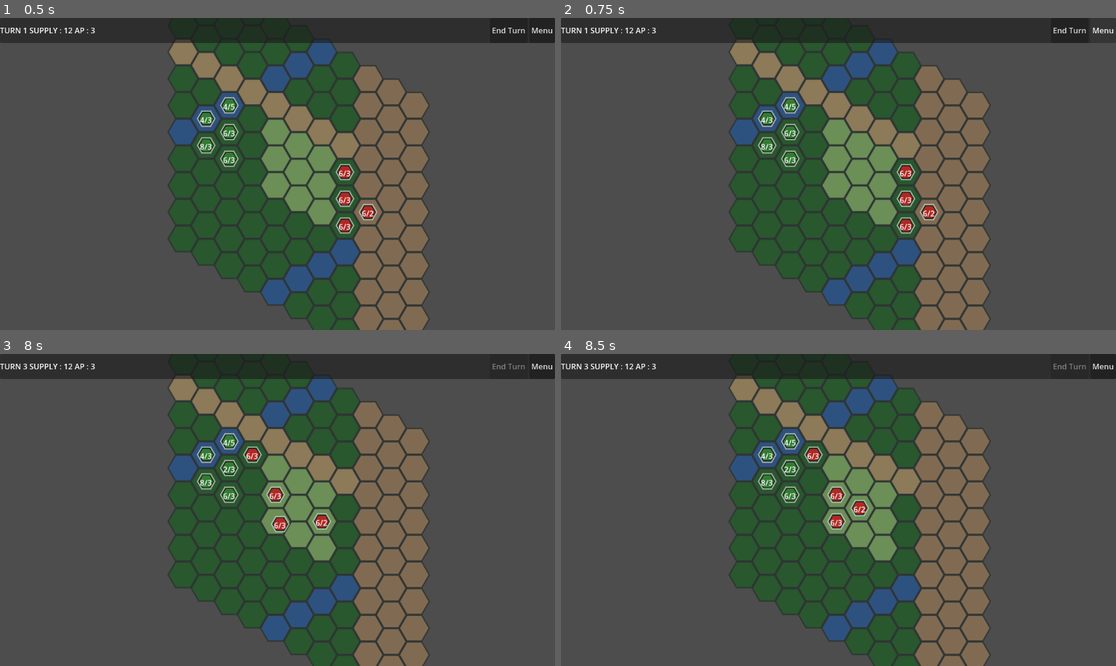
Above: before the commit, frames 1-4 (two rows, left to right).
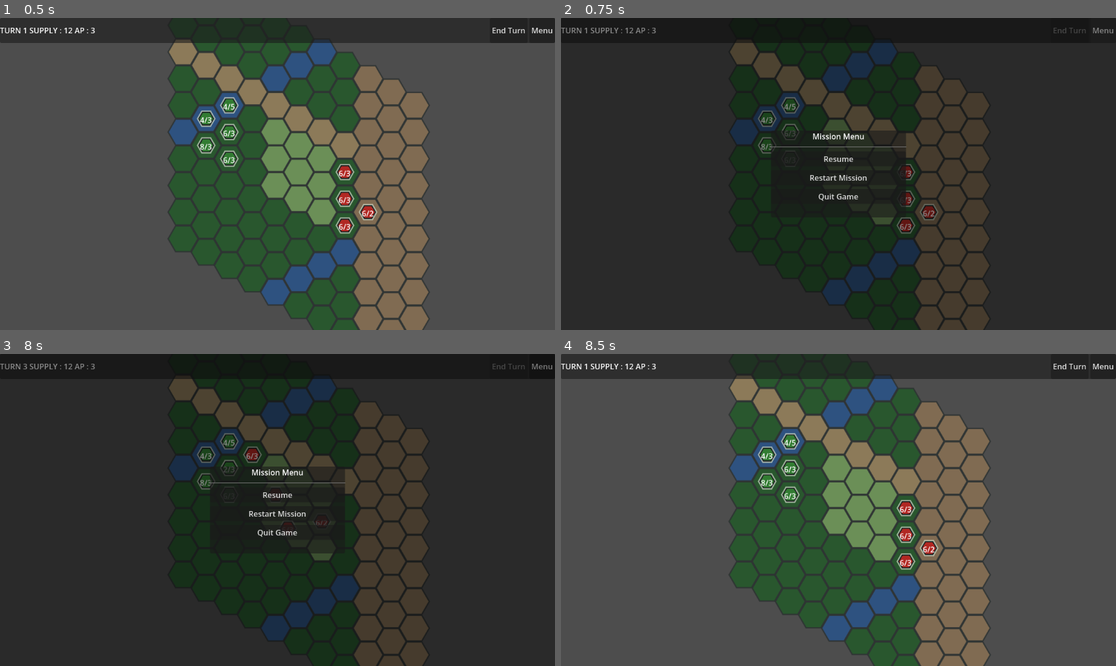
Above: after the commit, the same moments.

Repository: samuelvary1/vietnam-wargame
Game: Godot game, scene res://scenes/Main.tscn
Two runs of this game, one before a commit and one after it. Both use one fixed random seed, a clock stepped at 60 frames per second and the inputs below.
Inputs (mouse positions are in pixels of both pictures, inside the frame that each line leads up to):
- Up to frame 1 (0.5 s): no input
- Up to frame 2 (0.75 s): click "Menu" at 0.5 s
- Up to frame 3 (8 s): click (277, 494) at 1.25 s, where only the run after the commit has a clickable "Resume"; click "End Turn" at 2 s; move the mouse to (227, 469) at 2.77 s; click (227, 469) at 2.92 s; move the mouse to (227, 494) at 3.52 s; click (227, 494) at 3.67 s; click "End Turn" at 4.25 s; move the mouse to (205, 481) at 5.02 s; click (205, 481) at 5.17 s; move the mouse to (227, 441) at 5.77 s; click (227, 441) at 5.92 s; click "End Turn" at 6.5 s; move the mouse to (205, 453) at 7.27 s; click (205, 453) at 7.42 s; tap Escape (ui_cancel) at 7.9 s
- Up to frame 4 (8.5 s): click (838, 513) at 8 s, where only the run after the commit has a clickable "Restart Mission"

Frame 1 is identical in both runs. In frame 2, 91% of the frame differs, in the area x 0-100%, y 0-100%; in frame 3, 91%; in frame 4, 1.2%.

Commit message:
fix menu, allow pressing esc to open

Diff:
--- a/scripts/ui_manager.gd
+++ b/scripts/ui_manager.gd
@@ -30,6 +30,7 @@
 signal attack_pressed
 signal fortify_pressed
 signal end_turn_pressed
+signal menu_pressed
 
 # ─── Node refs ────────────────────────────────────────────────────────────────
 
@@ -37,6 +38,7 @@
 @onready var supply_label: Label     = $TopBar/HBoxContainer/SupplyLabel
 @onready var ap_label: Label         = $TopBar/HBoxContainer/APLabel
 @onready var end_turn_btn: Button    = $TopBar/HBoxContainer/EndTurnButton
+@onready var menu_btn: Button        = get_node_or_null("TopBar/HBoxContainer/MenuButton")
 
 @onready var sidebar: PanelContainer = $Sidebar
 @onready var unit_name_label: Label  = $Sidebar/VBoxContainer/UnitNameLabel
@@ -49,16 +51,128 @@
 @onready var game_over_panel: PanelContainer = $GameOverPanel
 @onready var result_label: Label             = $GameOverPanel/VBoxContainer/ResultLabel
 
+var pause_overlay: ColorRect = ColorRect.new()
+var pause_panel: PanelContainer = PanelContainer.new()
+var _cached_button_states: Dictionary = {}
+
 # ─── Ready ────────────────────────────────────────────────────────────────────
 
 func _ready() -> void:
+	process_mode = Node.PROCESS_MODE_ALWAYS
 	move_btn.pressed.connect(func(): emit_signal("move_pressed"))
 	attack_btn.pressed.connect(func(): emit_signal("attack_pressed"))
 	fortify_btn.pressed.connect(func(): emit_signal("fortify_pressed"))
 	end_turn_btn.pressed.connect(func(): emit_signal("end_turn_pressed"))
+	if menu_btn != null:
+		menu_btn.pressed.connect(_on_menu_pressed)
+	_setup_pause_menu()
 	$GameOverPanel/VBoxContainer/RestartButton.pressed.connect(_on_restart)
 	hide_unit_panel()
 	game_over_panel.visible = false
+
+func _input(event: InputEvent) -> void:
+	if event.is_action_pressed("ui_cancel"):
+		if pause_overlay.visible:
+			_hide_pause_menu()
+		else:
+			_on_menu_pressed()
+		get_viewport().set_input_as_handled()
+
+func _setup_pause_menu() -> void:
+	pause_overlay.name = "PauseOverlay"
+	pause_overlay.process_mode = Node.PROCESS_MODE_ALWAYS
+	pause_overlay.visible = false
+	pause_overlay.color = Color(0, 0, 0, 0.45)
+	pause_overlay.set_anchors_preset(Control.PRESET_FULL_RECT)
+	pause_overlay.mouse_filter = Control.MOUSE_FILTER_STOP
+	add_child(pause_overlay)
+
+	pause_panel.name = "PausePanel"
+	pause_panel.size_flags_horizontal = Control.SIZE_SHRINK_CENTER
+	pause_panel.size_flags_vertical = Control.SIZE_SHRINK_CENTER
+
+	var container := VBoxContainer.new()
+	container.custom_minimum_size = Vector2(260, 0)
+	container.add_theme_constant_override("separation", 8)
+
+	var title := Label.new()
+	title.text = "Mission Menu"
+	title.horizontal_alignment = HORIZONTAL_ALIGNMENT_CENTER
+	container.add_child(title)
+	container.add_child(HSeparator.new())
+
+	var resume_btn := Button.new()
+	resume_btn.text = "Resume"
+	resume_btn.pressed.connect(_on_resume_pressed)
+	container.add_child(resume_btn)
+
+	var restart_btn := Button.new()
+	restart_btn.text = "Restart Mission"
+	restart_btn.pressed.connect(_on_restart_pressed)
+	container.add_child(restart_btn)
+
+	var quit_btn := Button.new()
+	quit_btn.text = "Quit Game"
+	quit_btn.pressed.connect(_on_quit_pressed)
+	container.add_child(quit_btn)
+
+	pause_panel.add_child(container)
+	pause_overlay.add_child(pause_panel)
+	pause_panel.set_anchors_preset(Control.PRESET_CENTER)
+	pause_panel.offset_left = -140
+	pause_panel.offset_top = -90
+	pause_panel.offset_right = 140
+	pause_panel.offset_bottom = 90
+
+func _on_menu_pressed() -> void:
+	emit_signal("menu_pressed")
+	if pause_overlay.visible:
+		_hide_pause_menu()
+		return
+	_show_pause_menu()
+
+func _show_pause_menu() -> void:
+	_capture_and_disable_gameplay_buttons()
+	pause_overlay.visible = true
+	get_tree().paused = true
+
+func _hide_pause_menu() -> void:
+	pause_overlay.visible = false
+	_restore_gameplay_buttons()
+	if get_tree() != null:
+		get_tree().paused = false
+
+func _capture_and_disable_gameplay_buttons() -> void:
+	_cached_button_states = {
+		"end_turn": end_turn_btn.disabled,
+		"move": move_btn.disabled,
+		"attack": attack_btn.disabled,
+		"fortify": fortify_btn.disabled
+	}
+	end_turn_btn.disabled = true
+	move_btn.disabled = true
+	attack_btn.disabled = true
+	fortify_btn.disabled = true
+
+func _restore_gameplay_buttons() -> void:
+	if _cached_button_states.is_empty():
+		return
+	end_turn_btn.disabled = _cached_button_states.get("end_turn", true)
+	move_btn.disabled = _cached_button_states.get("move", true)
+	attack_btn.disabled = _cached_button_states.get("attack", true)
+	fortify_btn.disabled = _cached_button_states.get("fortify", true)
+	_cached_button_states.clear()
+
+func _on_resume_pressed() -> void:
+	_hide_pause_menu()
+
+func _on_restart_pressed() -> void:
+	get_tree().paused = false
+	get_tree().reload_current_scene()
+
+func _on_quit_pressed() -> void:
+	get_tree().paused = false
+	get_tree().quit()
 
 # ─── Top Bar ──────────────────────────────────────────────────────────────────
 
